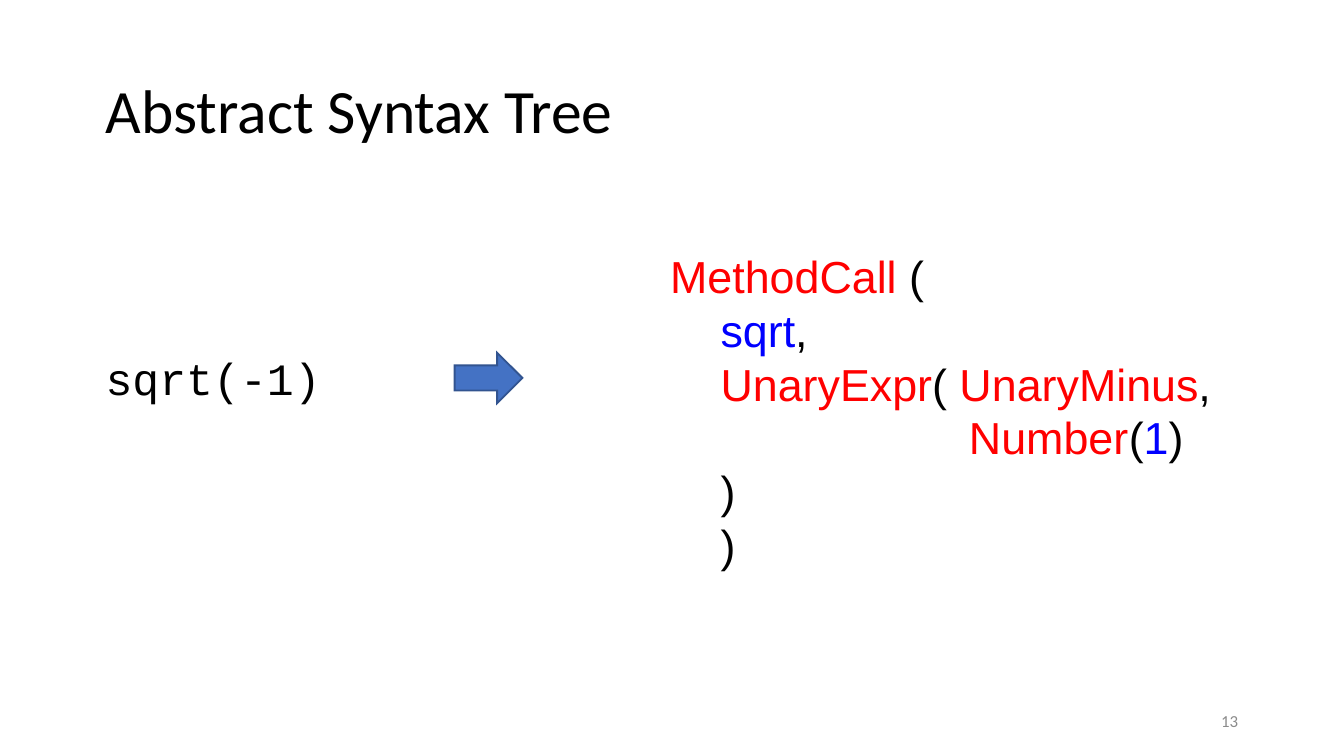
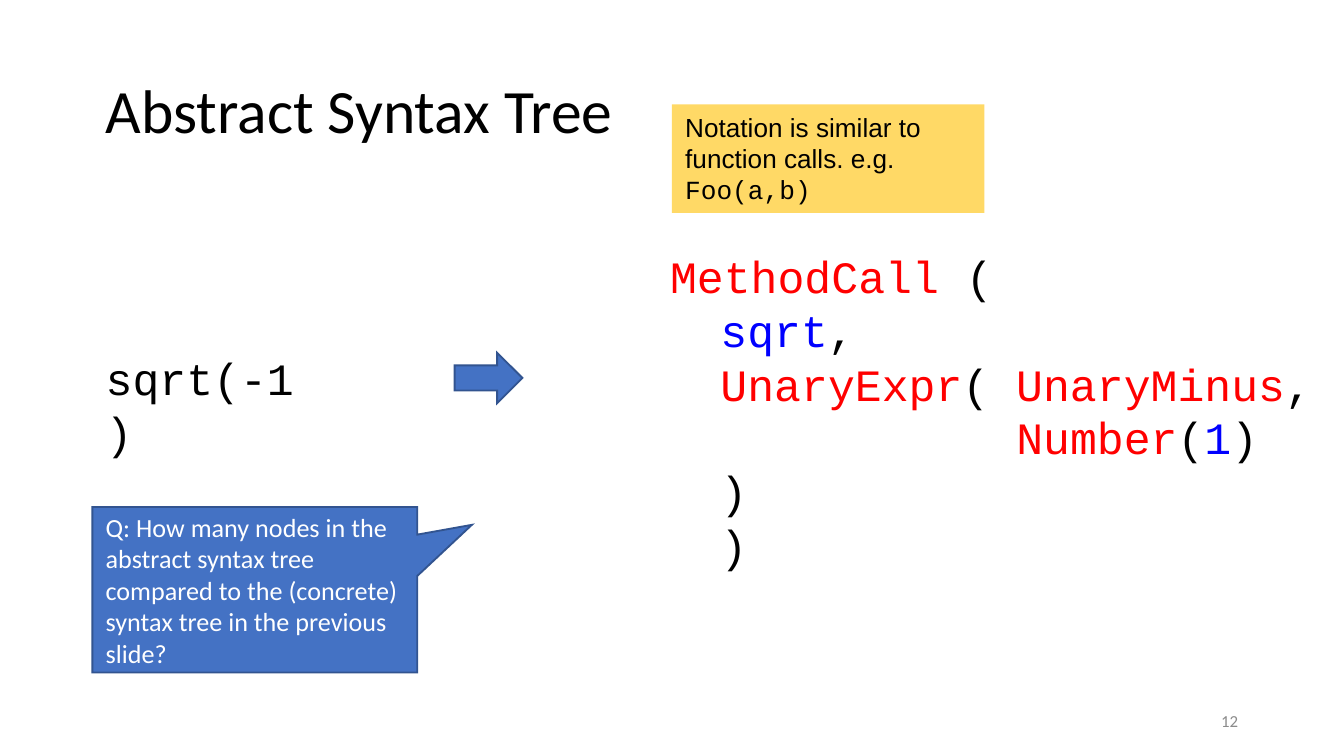
Before and after one commit to anoopsarkar/compilers-class, a slide deck: slide 12 of assets/ppt/intro/in4-stages-of-a-compiler.pptx (slide 13 before the commit). Drawn at 1344x756 pixels with LibreOffice and Linux fonts; fonts in the diff are those of the drawing. Boxes give left, top, right and bottom in pixels: in the first picture for what was removed or moved away, otherwise in the second. Text is boxed around its words. In the diff, an @@ line names an element or a change of style, - is before the commit and + after.

```diff
--- a/assets/ppt/intro/in4-stages-of-a-compiler.pptx
+++ b/assets/ppt/intro/in4-stages-of-a-compiler.pptx
@@ rectangle added at (672,105,984,214), fill #FFD966, 14 pt, text #000000 @@
+Notation is similar to function calls. e.g. Foo(a,b)
@@ text "MethodCall (" at (670,261,1312,464): font Arial to Courier New @@
@@ text "sqrt(-1)" rewrapped from (106,363,321,405) to (106,363,294,405) @@
@@ speech box added at (93,507,418,672), fill #4472C4, outline #325491 1 pt, 14 pt, text #FFFFFF @@
+Q: How many nodes in the abstract syntax tree compared to the (concrete) syntax tree in the previous slide?
@@ page number at (1221,716,1238,727): text changed @@
-13
+12
```
Also in this commit, not shown: 6 other slides changed, 5 other files.
